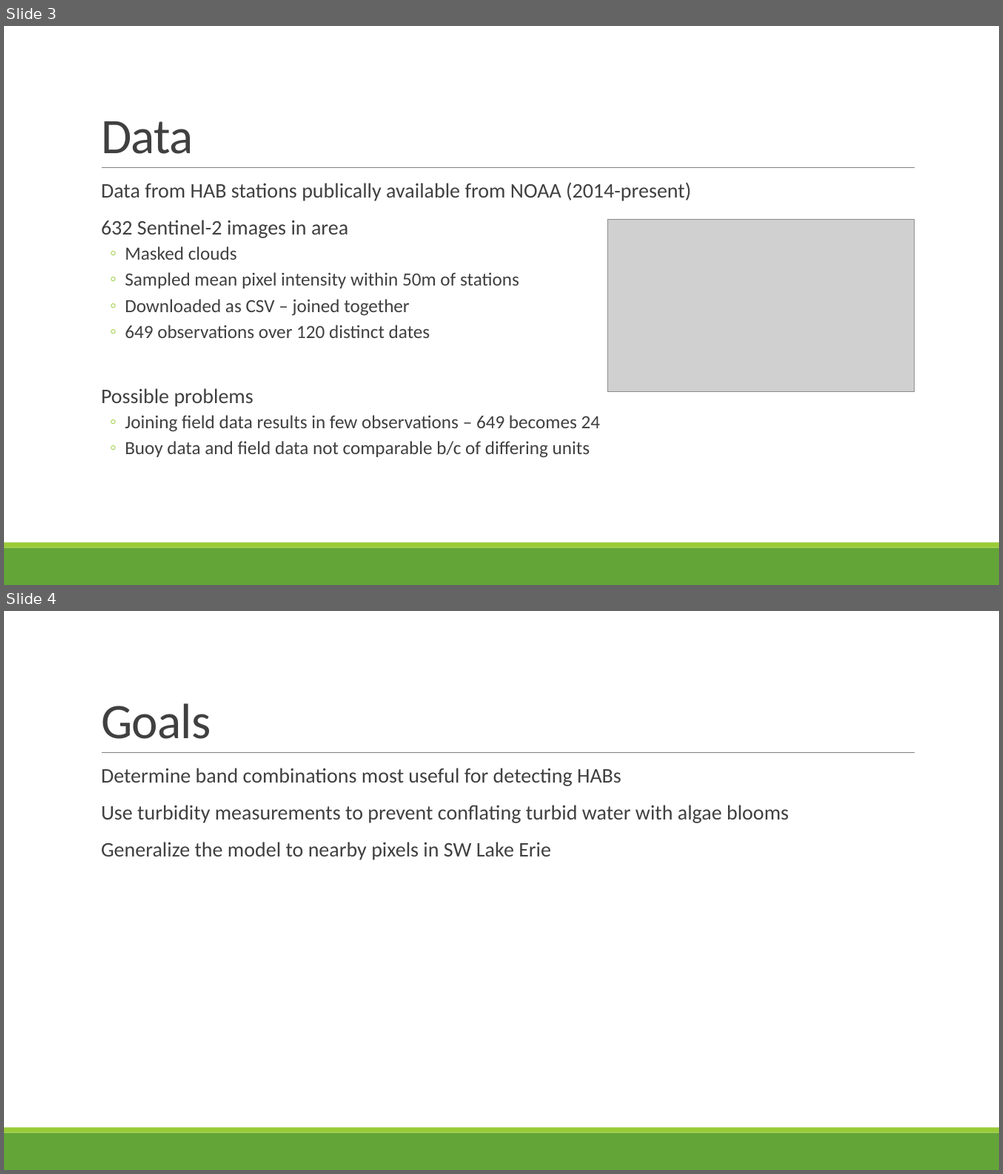
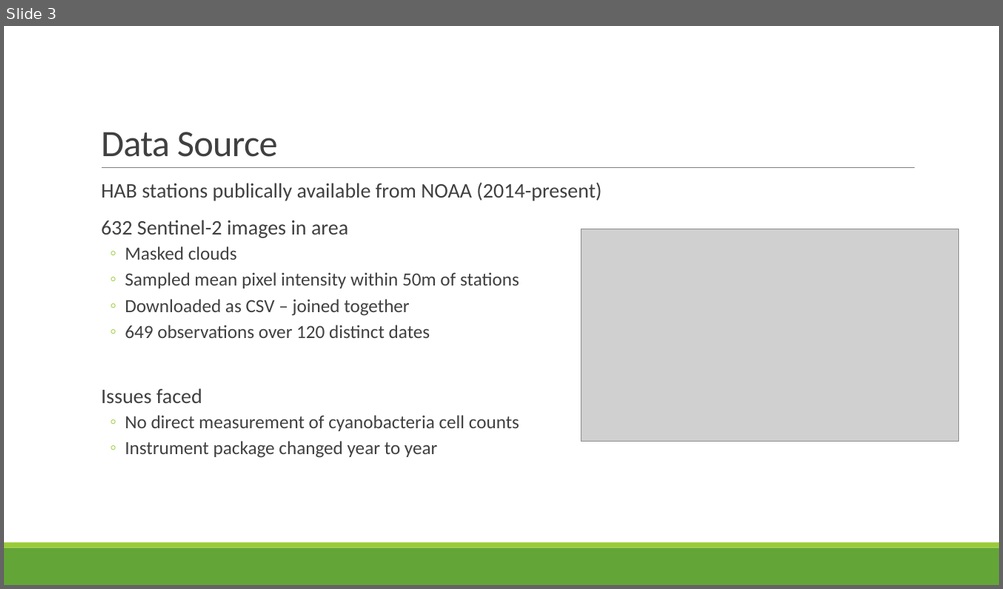
Before and after one commit to s-kganz/erie_habs, a slide deck: 04_presentation/HABs with Sentinel-2.pptx. Shown one above the other, each under a label of ours: slides 3 and 4 before the commit, slide 3 after it. The pictures are 1003x1174 and 1003x589 pixels, drawn with LibreOffice and Linux fonts; fonts in the diff are those of the drawing; grey boxes stand for pictures. Boxes give left, top, right and bottom in pixels: in the first picture for what was removed or moved away, otherwise in the second. Text is boxed around its words. In the diff, an @@ line names an element or a change of style, - is before the commit and + after.

```diff
--- a/04_presentation/HABs with Sentinel-2.pptx
+++ b/04_presentation/HABs with Sentinel-2.pptx
@@ slide 4 removed at box(4, 611, 999, 1170), background #FFFFFF; not listed: 3 template elements that a slide beside it also shows @@
@@ title removed at box(101, 703, 211, 739) @@
-Goals
@@ text removed at box(101, 768, 788, 860) @@
-  Determine band combinations most useful for detecting HABs
-  Use turbidity measurements to prevent conflating turbid water with algae blooms
-  Generalize the model to nearby pixels in SW Lake Erie
@@ slide 3 changed as well @@
@@ title at box(101, 132, 278, 157): text changed; size 48 to 36 pt @@
-Data
+Data Source
@@ text at box(101, 182, 601, 201): text changed @@
-  Data from HAB stations publically available from NOAA (2014-present)
+  HAB stations publically available from NOAA (2014-present)
@@ picture: place and size @@
-picture at box(608, 219, 914, 392)
+picture at box(580, 229, 959, 442)
@@ text at box(101, 389, 519, 458): text changed @@
-  Possible problems
-  ◦ Joining field data results in few observations – 649 becomes 24
-  ◦ Buoy data and field data not comparable b/c of differing units
+  Issues faced
+  ◦ No direct measurement of cyanobacteria cell counts
+  ◦ Instrument package changed year to year
```
Also in this commit, not shown: 2 other slides changed, 13 slides added, 7 other files.
